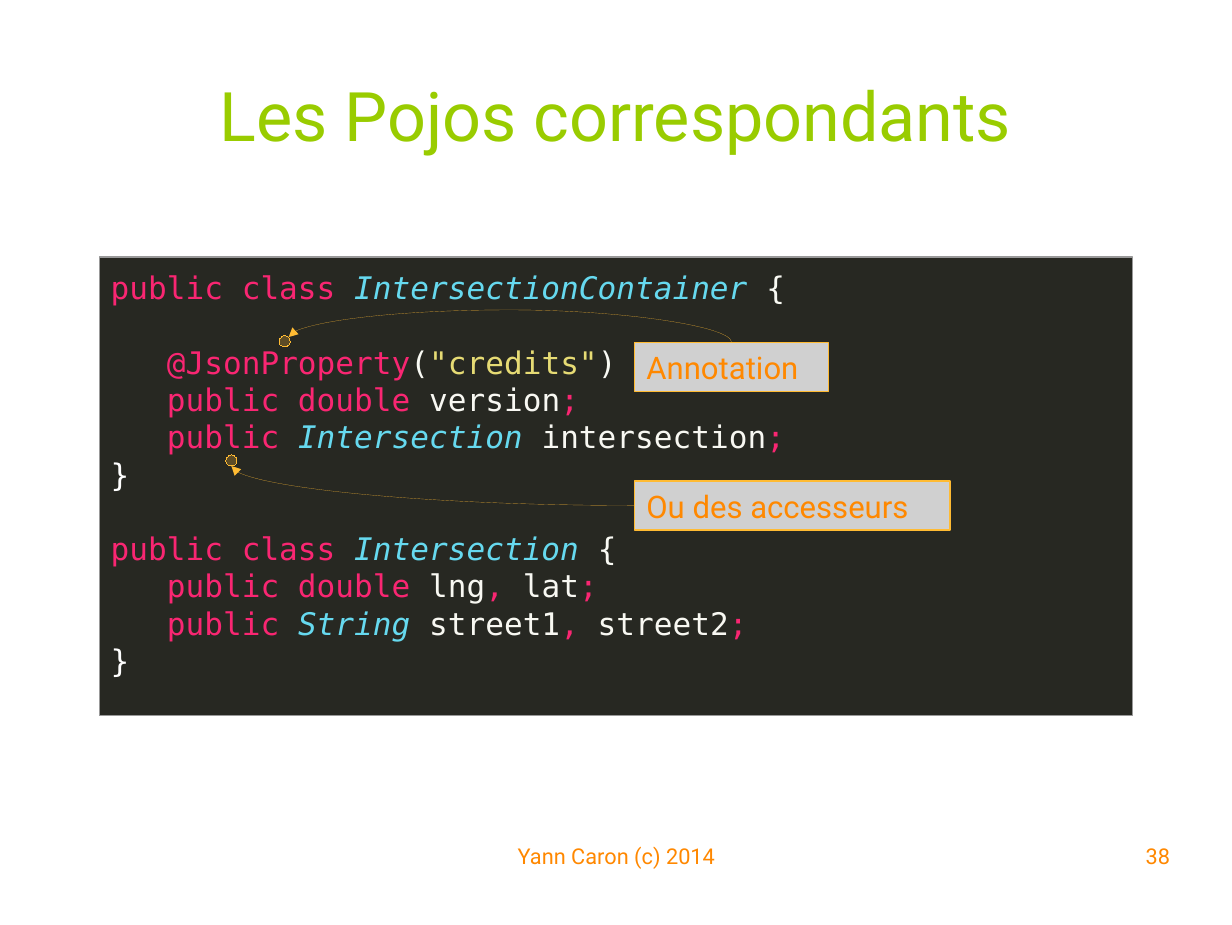
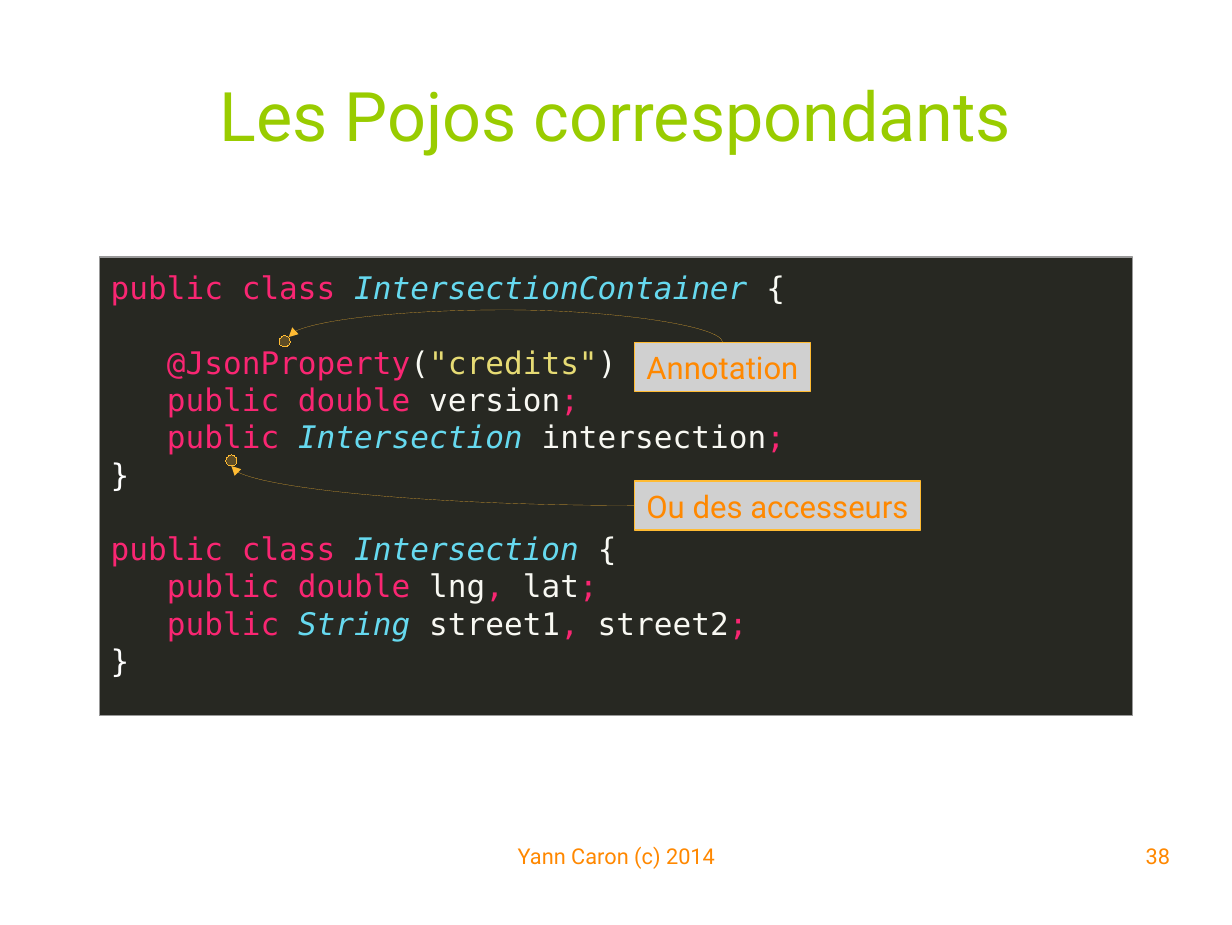
Before and after one commit to YannCaron/Android-ENSG, a slide deck: slide 38 of 09 - WebServices.odp. Drawn at 1232x925 pixels with LibreOffice and Linux fonts; fonts in the diff are those of the drawing; grey boxes stand for pictures; background and template pictures are left out. Boxes give left, top, right and bottom in pixels: in the first picture for what was removed or moved away, otherwise in the second. Text is boxed around its words. In the diff, an @@ line names an element or a change of style, - is before the commit and + after.

```diff
--- a/09 - WebServices.odp
+++ b/09 - WebServices.odp
@@ curved arrow moved from (731, 342) - (288, 337) to (722, 342) - (288, 337) @@
@@ picture "Annotation": place and size @@
-picture "Annotation" at bbox=[635, 342, 828, 391]
+picture "Annotation" at bbox=[635, 342, 811, 391]
@@ picture "Ou des accesseurs": place and size @@
-picture "Ou des accesseurs" at bbox=[635, 481, 950, 530]
+picture "Ou des accesseurs" at bbox=[635, 481, 921, 530]
```
Also in this commit, not shown: 10 other slides changed, 2 slides added, 1 slide removed, 15 other files.
